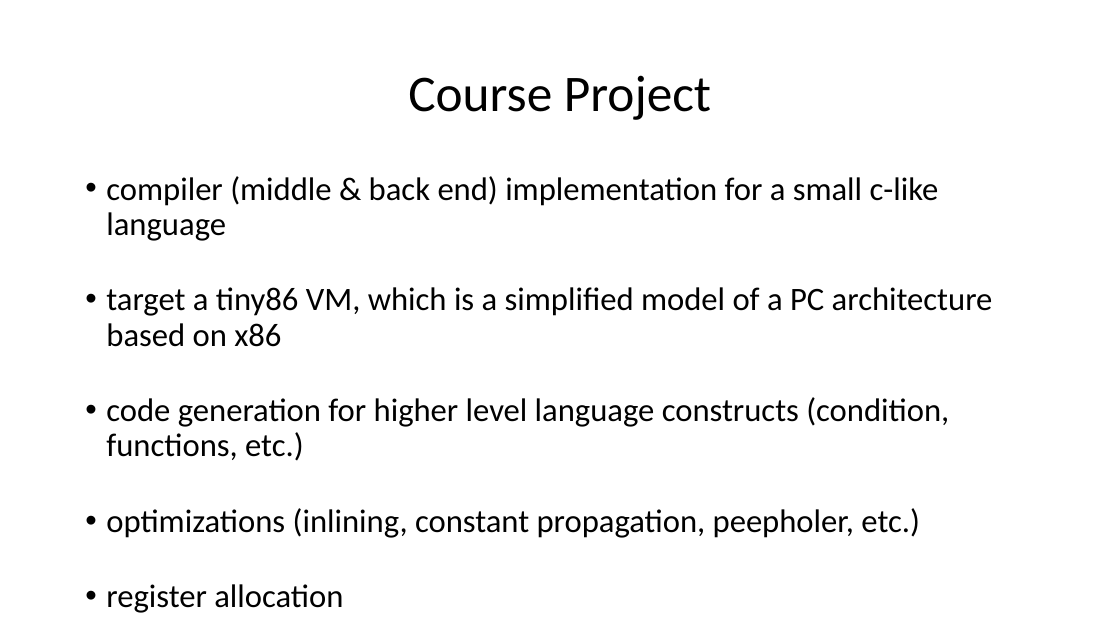
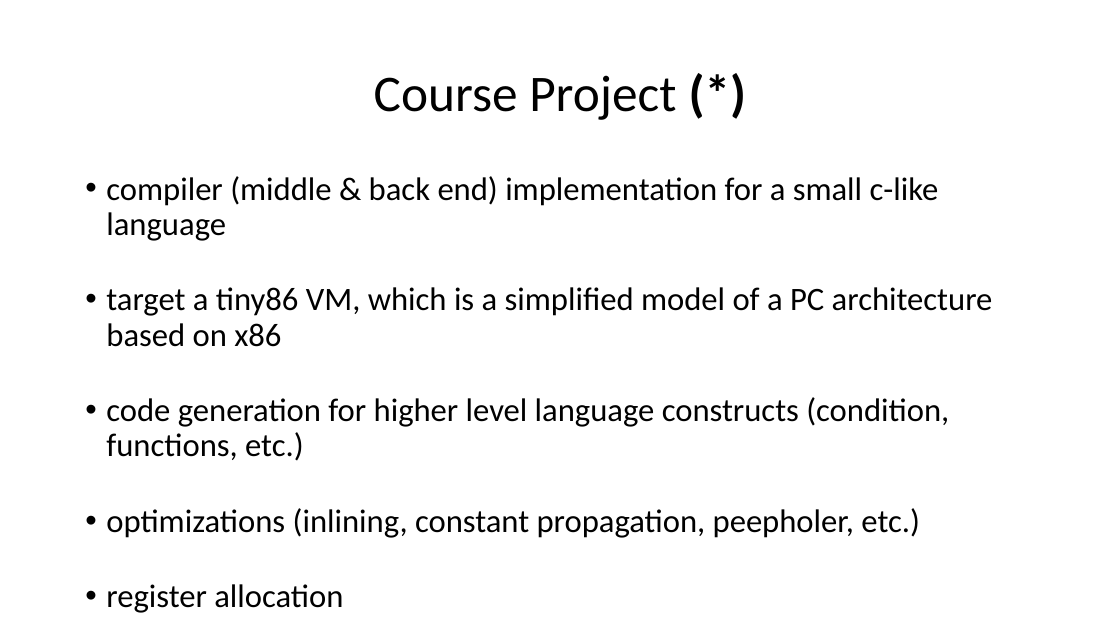
Before and after one commit to ganoliz/NI-GEN, a slide deck: slide 8 of media/NI-GEN-1.pptx. Drawn at 1120x630 pixels with LibreOffice and Linux fonts; fonts in the diff are those of the drawing. Boxes give left, top, right and bottom in pixels: in the first picture for what was removed or moved away, otherwise in the second. Text is boxed around its words. In the diff, an @@ line names an element or a change of style, - is before the commit and + after.

```diff
--- a/media/NI-GEN-1.pptx
+++ b/media/NI-GEN-1.pptx
@@ title at bbox=[374, 75, 676, 120]: text changed @@
-Course Project
+Course Project (*)
```
Also in this commit, not shown: 8 other slides changed, 1 other file.
